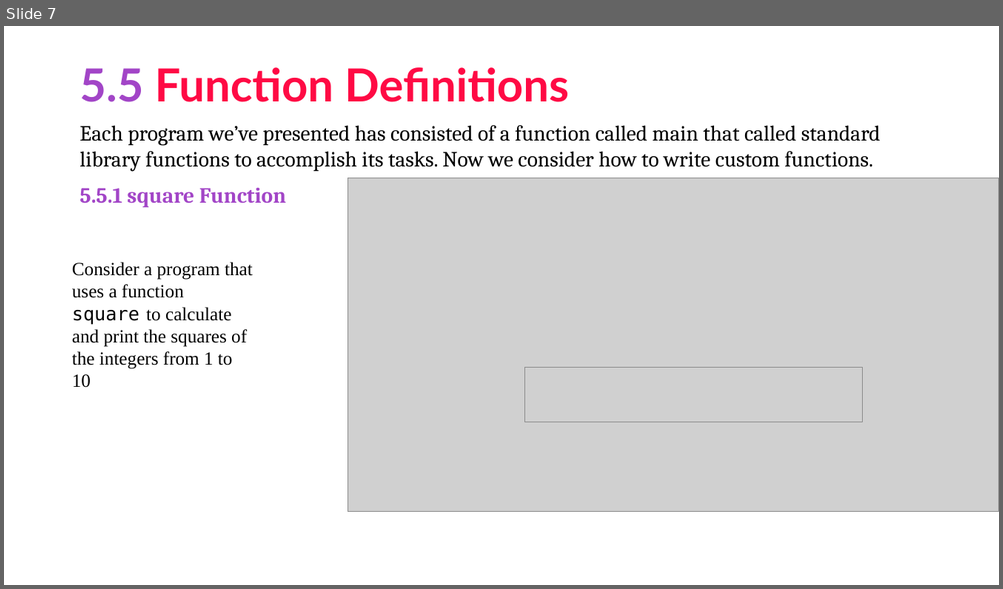
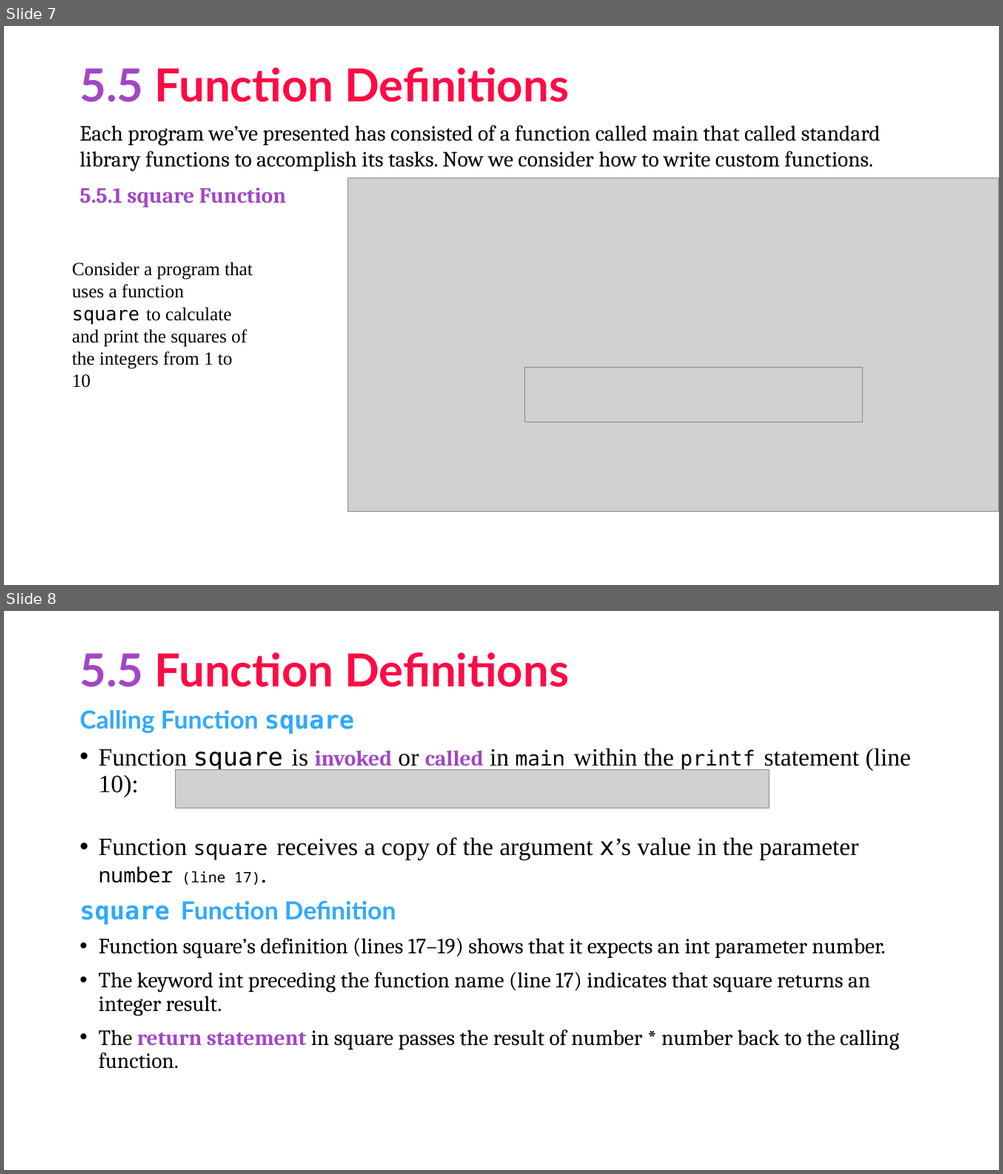
Before and after one commit to asimriaz/FOP, a slide deck: Chapter 5.pptx. Shown one above the other, each under a label of ours: slide 7 before the commit, slides 7 and 8 after it. The pictures are 1003x589 and 1003x1174 pixels, drawn with LibreOffice and Linux fonts; fonts in the diff are those of the drawing; grey boxes stand for pictures. Boxes give left, top, right and bottom in pixels: in the first picture for what was removed or moved away, otherwise in the second. Text is boxed around its words. In the diff, an @@ line names an element or a change of style, - is before the commit and + after.

```diff
--- a/Chapter 5.pptx
+++ b/Chapter 5.pptx
@@ slide 8 added at <box>4,611,999,1170</box>, background #FFFFFF @@
@@ title added at <box>79,652,569,687</box>, 44 pt, text #FF0A44, bold @@
+5.5 Function Definitions
@@ text added at <box>79,710,911,1069</box>, 21 pt, text #000000 @@
+Calling Function square
+• Function square is invoked or called in main within the printf statement (line 10):
+• Function square receives a copy of the argument x’s value in the parameter number (line 17).
+square Function Definition
+• Function square’s definition (lines 17–19) shows that it expects an int parameter number.
+• The keyword int preceding the function name (line 17) indicates that square returns an integer result.
+• The return statement in square passes the result of number * number back to the calling function.
@@ picture added at <box>175,769,768,808</box> @@
```
Also in this commit, not shown: 19 other slides added.
